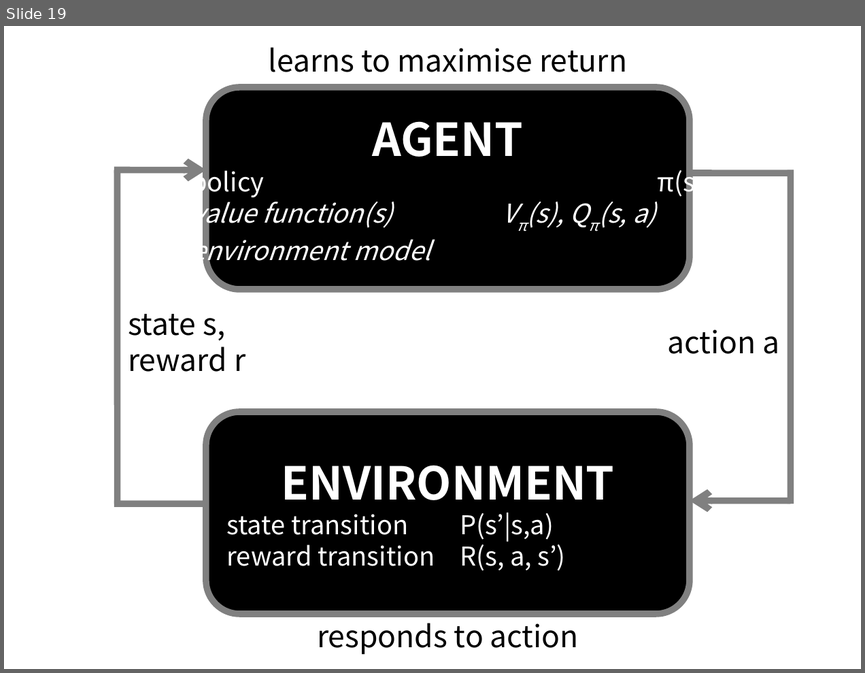
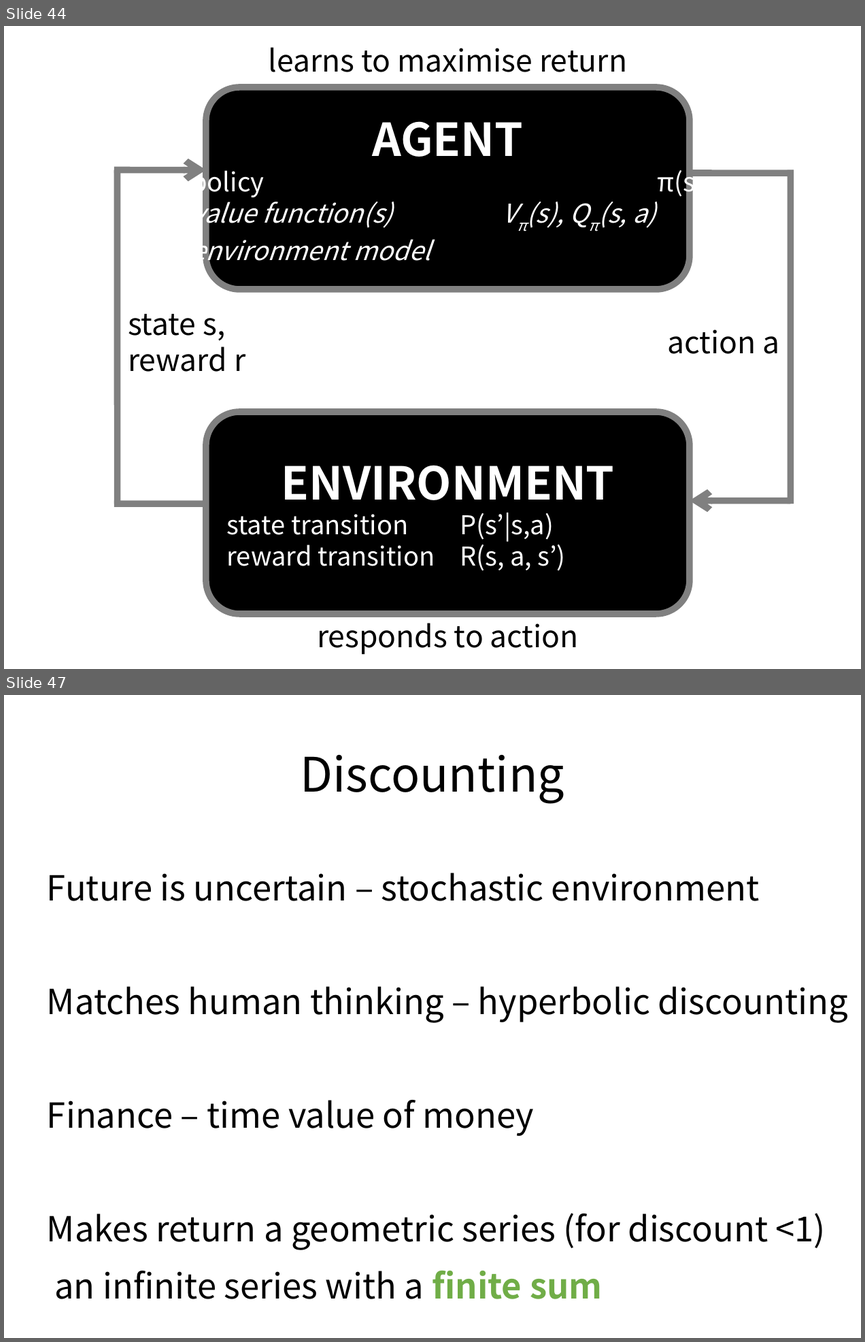
Before and after one commit to ADGEfficiency/dsr-rl, a slide deck: RL_course_v2_DRAFT.pptx. Shown one above the other, each under a label of ours: slide 19 before the commit, slides 44 and 47 after it; the slides between them are not shown. The pictures are 865x673 and 865x1342 pixels, drawn with LibreOffice and Linux fonts; fonts in the diff are those of the drawing. Boxes give left, top, right and bottom in pixels: in the first picture for what was removed or moved away, otherwise in the second. Text is boxed around its words. In the diff, an @@ line names an element or a change of style, - is before the commit and + after.

Commit message:
added Li (2017).  value function methods 90% complete in V2_DRAFT

```diff
--- a/RL_course_v2_DRAFT.pptx
+++ b/RL_course_v2_DRAFT.pptx
@@ slide 47 added at [4, 695, 861, 1338], background #FFFFFF @@
@@ title added at [300, 755, 564, 803], 44 pt, text #000000 @@
+Discounting
@@ text added at [47, 872, 847, 1299], 32 pt, text #000000 @@
+            Future is uncertain – stochastic environment
+            Matches human thinking – hyperbolic discounting
+            Finance – time value of money
+            Makes return a geometric series (for discount <1)
+            an infinite series with a finite sum
@@ what was slide 19 is now slide 44 @@
```
Also in this commit, not shown: 12 slides changed, 59 other slides added, 1 slide removed, 2 other files.
